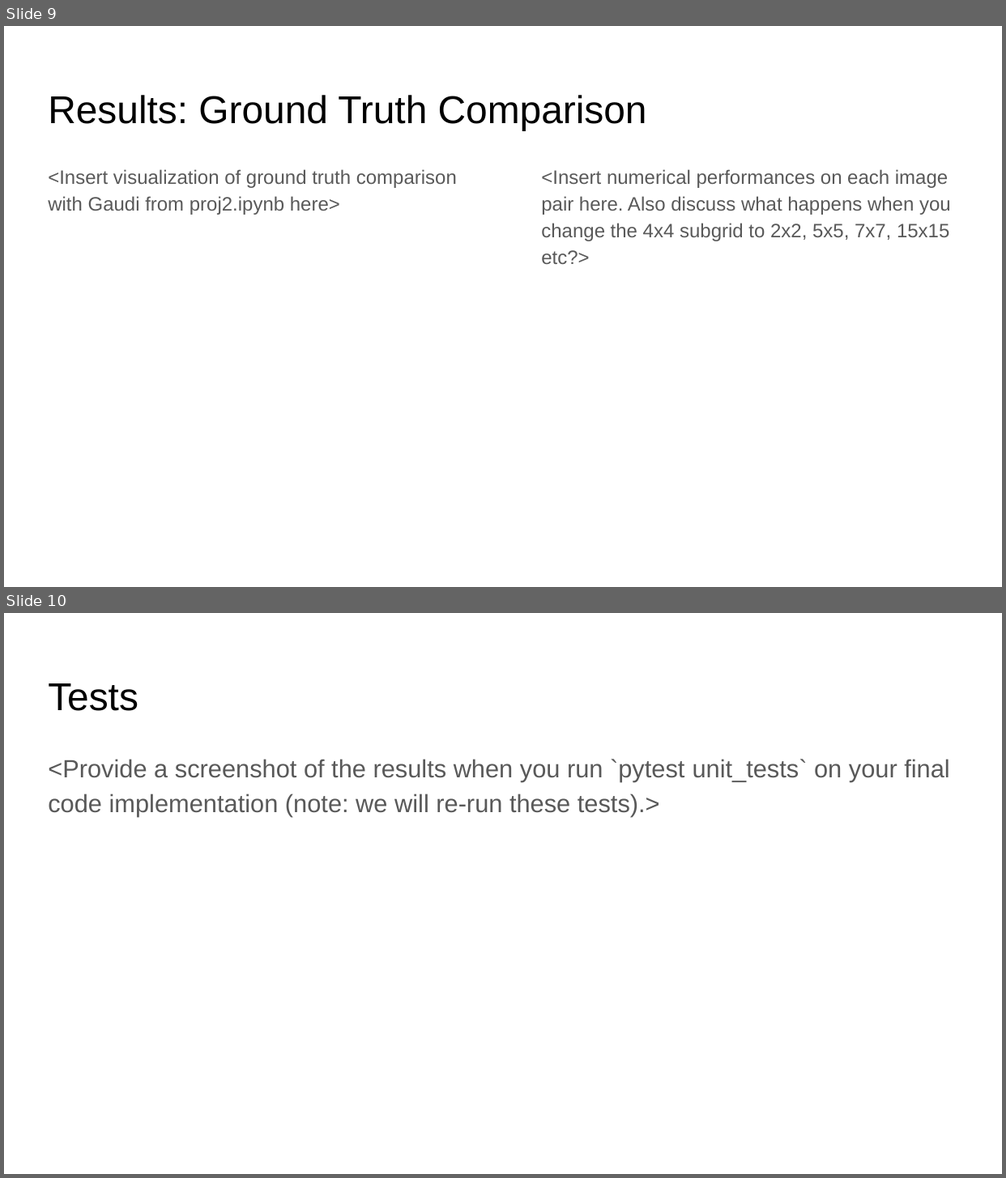
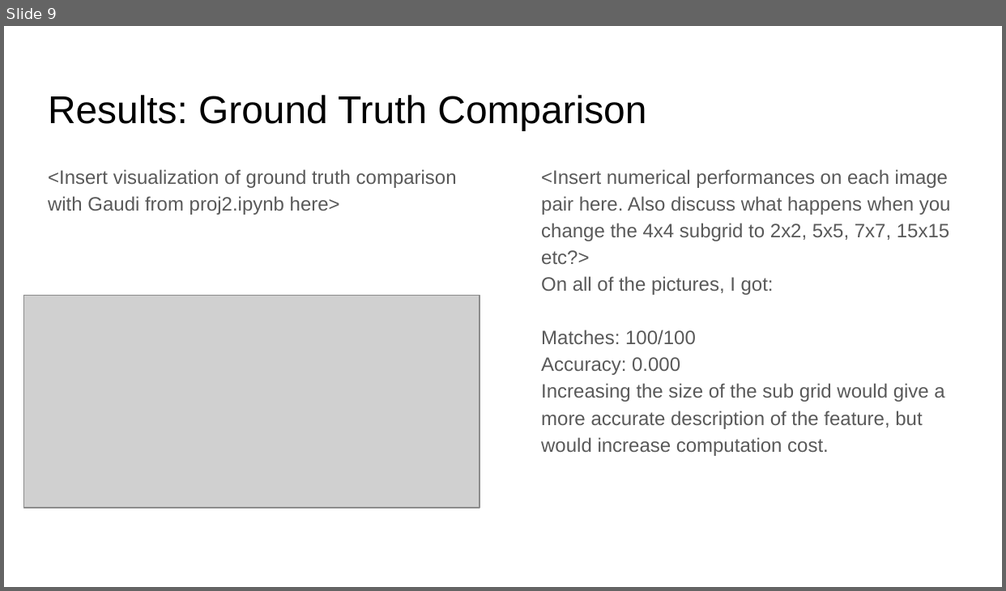
Before and after one commit to aten2001/Computer-Vision, a slide deck: computerVision/proj2_v3/report_template.pptx. Shown one above the other, each under a label of ours: slides 9 and 10 before the commit, slide 9 after it. The pictures are 1006x1178 and 1006x591 pixels, drawn with LibreOffice and Linux fonts; fonts in the diff are those of the drawing; grey boxes stand for pictures. Boxes give left, top, right and bottom in pixels: in the first picture for what was removed or moved away, otherwise in the second. Text is boxed around its words. In the diff, an @@ line names an element or a change of style, - is before the commit and + after.

```diff
--- a/computerVision/proj2_v3/report_template.pptx
+++ b/computerVision/proj2_v3/report_template.pptx
@@ slide 10 removed at <box>4,613,1002,1174</box>, background #FFFFFF @@
@@ title removed at <box>48,683,138,711</box> @@
-Tests
@@ text removed at <box>48,759,949,817</box> @@
-<Provide a screenshot of the results when you run `pytest unit_tests` on your final code implementation (note: we will re-run these tests).>
@@ slide 9 changed as well @@
@@ text at <box>541,276,944,456</box>: paragraphs added @@
+On all of the pictures, I got:
+Matches: 100/100
+Accuracy: 0.000
+Increasing the size of the sub grid would give a more accurate description of the feature, but would increase computation cost.
@@ picture added at <box>24,296,480,508</box> @@
```
Also in this commit, not shown: 8 other slides changed, 2 slides added, 1 other slide removed, 4 other files.
